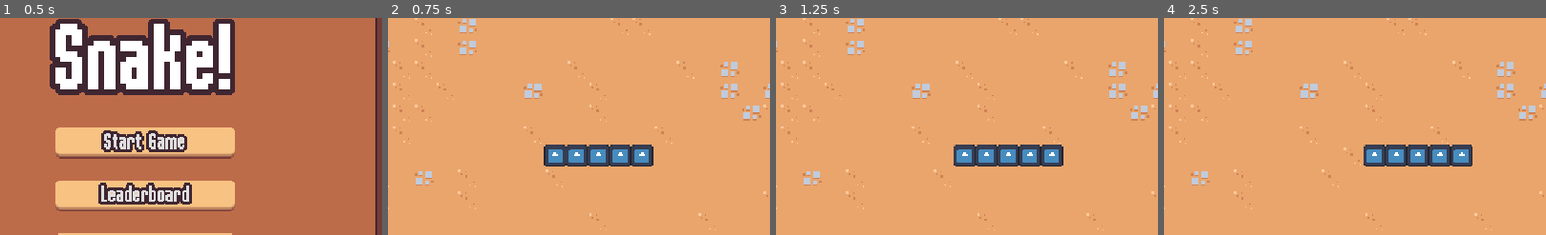
Above: before the commit, frames 1-4 (left to right).
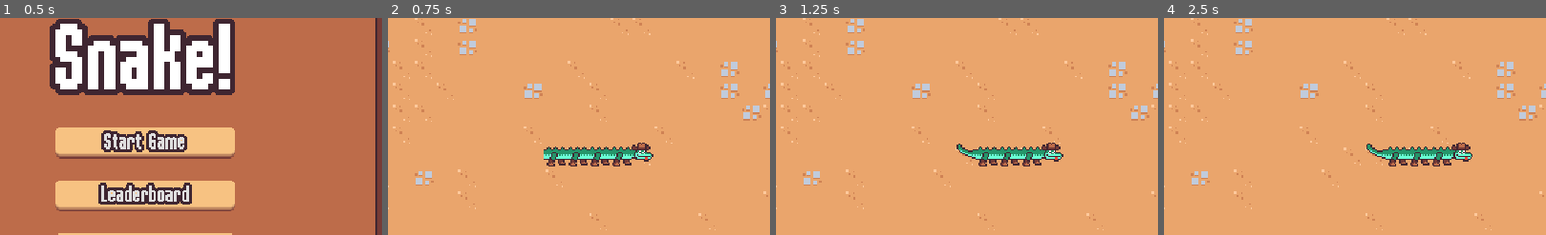
Above: after the commit, the same moments.

Repository: KaiRJ/snake
Game: Godot game, scene res://scenes/main/main.tscn
The game is run twice, just before and just after one commit, with the same random seed, the same clock (stepped at 60 frames per second) and the same inputs. The engine's default icon, where the game draws it, is replaced by a stand-in: a white triangle on a blue panel in a dark square.
Inputs:
- Up to frame 1 (0.5 s): no input
- Up to frame 2 (0.75 s): click "Start Game" at 0.5 s
- Up to frame 3 (1.25 s): no input
- Up to frame 4 (2.5 s): click "Menu" at 1.25 s; click "Resume" at 2 s
The pictures show only the part of the screen within x 31-81%, y 21-71%; the shares and areas given below are measured in that part.

Frame 1 is identical in both runs. In frame 2, 2.9% of the frame differs, in the area x 40-70%, y 57-69%; in frame 3, 2.9%, in the area x 46-76%, y 57-69%; in frame 4, 2.9%.

Commit message:
Add gilla assets to game

Diff:
--- a/scenes/snake_body/snake_body.gd
+++ b/scenes/snake_body/snake_body.gd
@@ -6,17 +6,29 @@
 ## and calls the game over function if the head collides with another body.
 ##
 
-# TODO might not need this when can just check the sprites directly
 enum Type {HEAD, BODY, TAIL}
 var type: Type = Type.HEAD
 
+var head_texture = preload("res://assets/gilla/head.png")
+var body_texture = preload("res://assets/gilla/body.png")
+var tail_texture = preload("res://assets/gilla/tail.png")
+
+
 func _ready() -> void:
 	$Area2D.area_entered.connect(_on_area_entered)
+	$Body.texture = body_texture
 
 
 ## Turn body part into a specific part
 func make(t: Type) -> void:
 	type = t
+	match type:
+		Type.HEAD:
+			$Body.texture = head_texture
+		Type.BODY:
+			$Body.texture = body_texture
+		Type.TAIL:
+			$Body.texture = tail_texture
 
 
 ## Delete the snake bodies on load game
--- a/scenes/snake_body/snake_body.tscn
+++ b/scenes/snake_body/snake_body.tscn
@@ -1,7 +1,7 @@
 [gd_scene load_steps=4 format=3 uid="uid://bqoool8slo4fd"]
 
-[ext_resource type="Texture2D" uid="uid://bhc52hwe02yvd" path="res://scenes/managers/snake_manager/icon.svg" id="1_2arxw"]
 [ext_resource type="Script" uid="uid://dsb8hxldl84xl" path="res://scenes/snake_body/snake_body.gd" id="1_lybl8"]
+[ext_resource type="Texture2D" uid="uid://buurvw1wv8jle" path="res://assets/gilla/body.png" id="2_lybl8"]
 
 [sub_resource type="RectangleShape2D" id="RectangleShape2D_lybl8"]
 size = Vector2(8, 8)
@@ -10,8 +10,8 @@
 script = ExtResource("1_lybl8")
 
 [node name="Body" type="Sprite2D" parent="."]
-scale = Vector2(0.125, 0.125)
-texture = ExtResource("1_2arxw")
+texture = ExtResource("2_lybl8")
+offset = Vector2(0, -1)
 
 [node name="Area2D" type="Area2D" parent="."]
 
Binary file added: assets/gilla/body.png
Not shown, added: assets/gilla/body.png.import
Binary file added: assets/gilla/gilla.aseprite
Binary file added: assets/gilla/head.png
Not shown, added: assets/gilla/head.png.import
Binary file added: assets/gilla/tail.png
Not shown, added: assets/gilla/tail.png.import
Binary file changed: assets/ui/button_sprite.png
